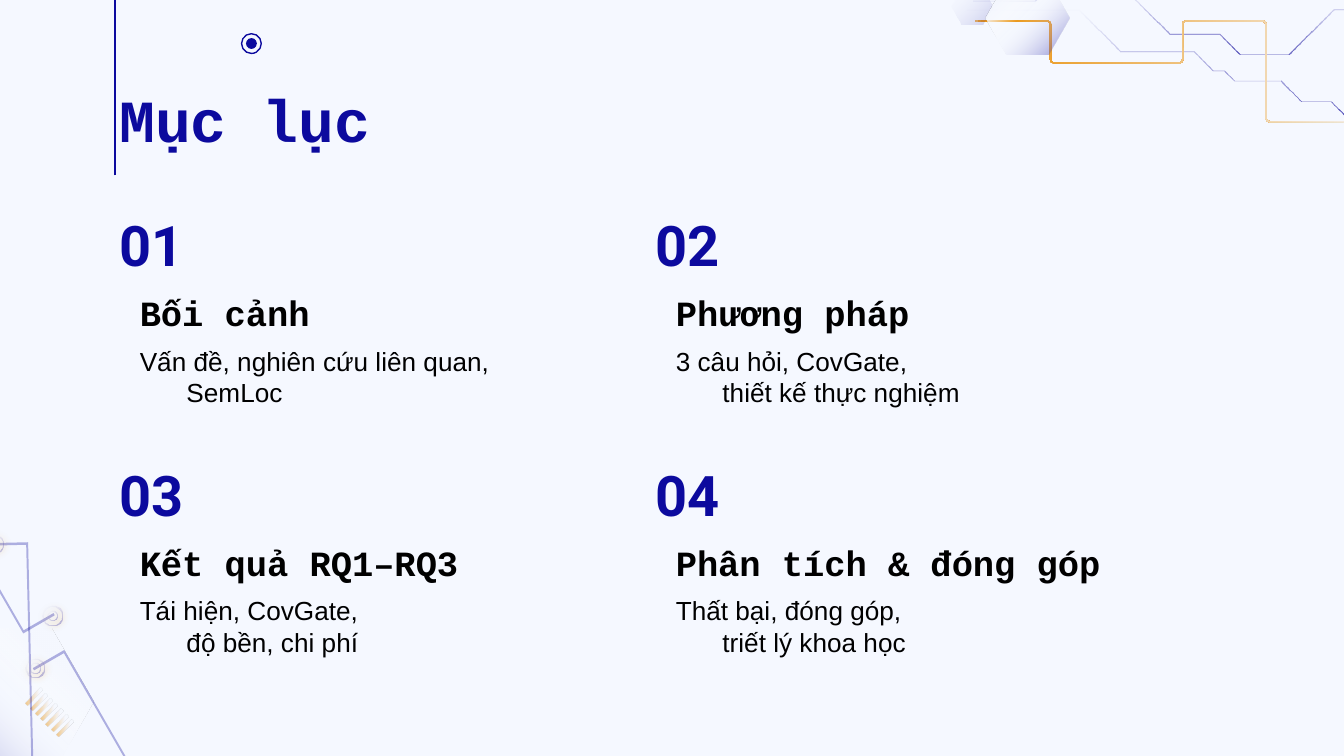
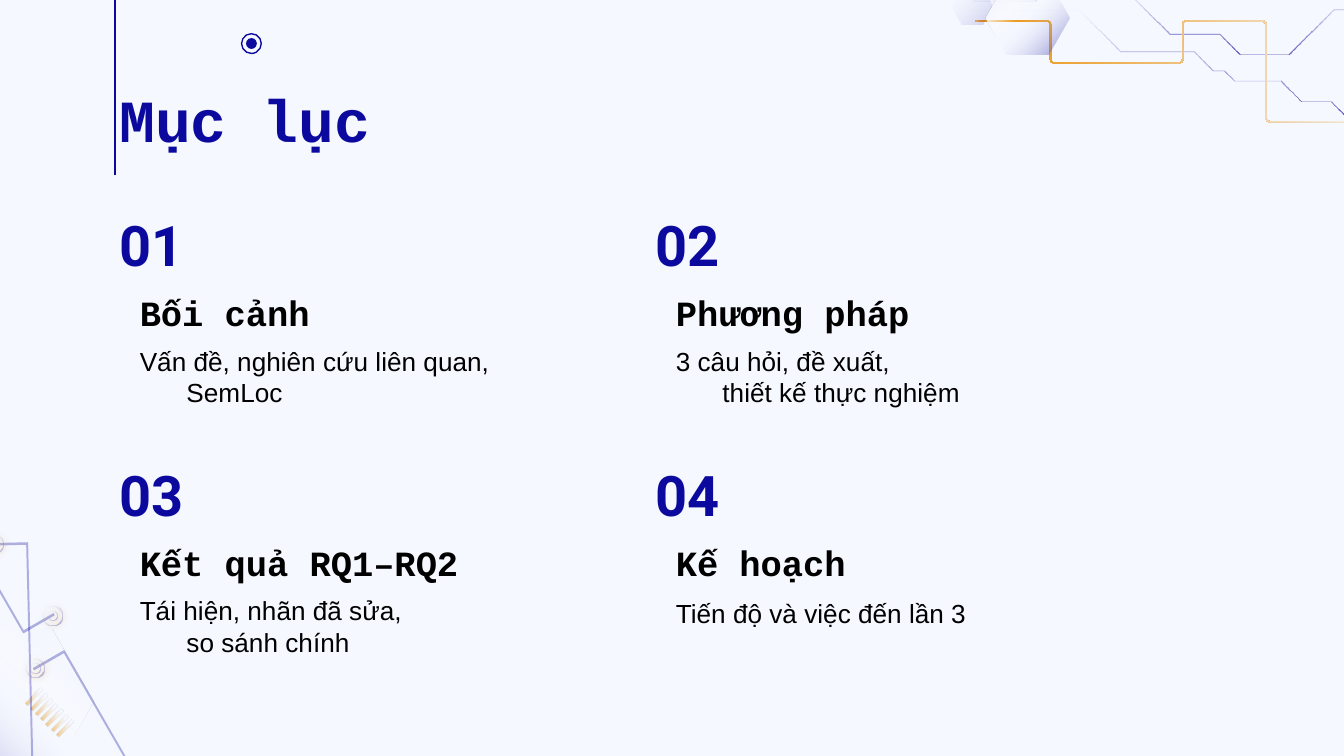
Before and after one commit to doanan293/grounded-or-guessed, a slide deck: slide 2 of docs/presentation/bao-cao-lan-2.pptx. Drawn at 1344x756 pixels with LibreOffice and Linux fonts; fonts in the diff are those of the drawing. Boxes give left, top, right and bottom in pixels: in the first picture for what was removed or moved away, otherwise in the second. Text is boxed around its words. In the diff, an @@ line names an element or a change of style, - is before the commit and + after.

```diff
--- a/docs/presentation/bao-cao-lan-2.pptx
+++ b/docs/presentation/bao-cao-lan-2.pptx
@@ subtitle at (x1=676, y1=351, x2=960, y2=408): text changed @@
-3 câu hỏi, CovGate,
-thiết kế thực nghiệm
+3 câu hỏi, đề xuất,
+thiết kế thực nghiệm
@@ subtitle at (x1=140, y1=551, x2=459, y2=584): text changed @@
-Kết quả RQ1–RQ3
+Kết quả RQ1–RQ2
@@ subtitle at (x1=676, y1=551, x2=845, y2=583): text changed @@
-Phân tích & đóng góp
+Kế hoạch
@@ subtitle at (x1=140, y1=600, x2=401, y2=653): text changed @@
-Tái hiện, CovGate,
-độ bền, chi phí
+Tái hiện, nhãn đã sửa,
+so sánh chính
@@ subtitle at (x1=676, y1=603, x2=966, y2=627): text changed @@
-Thất bại, đóng góp,
-triết lý khoa học
+Tiến độ và việc đến lần 3
```
Also in this commit, not shown: 9 other slides changed, 7 slides added, 5 slides removed, 21 other files.
